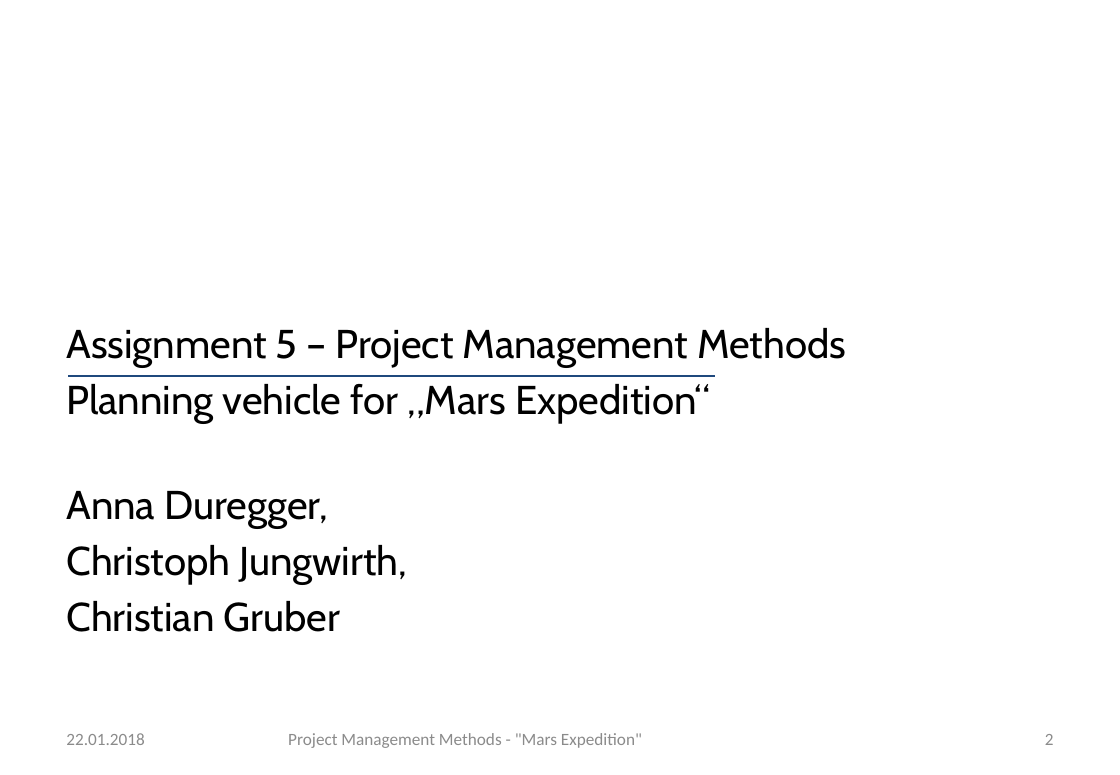
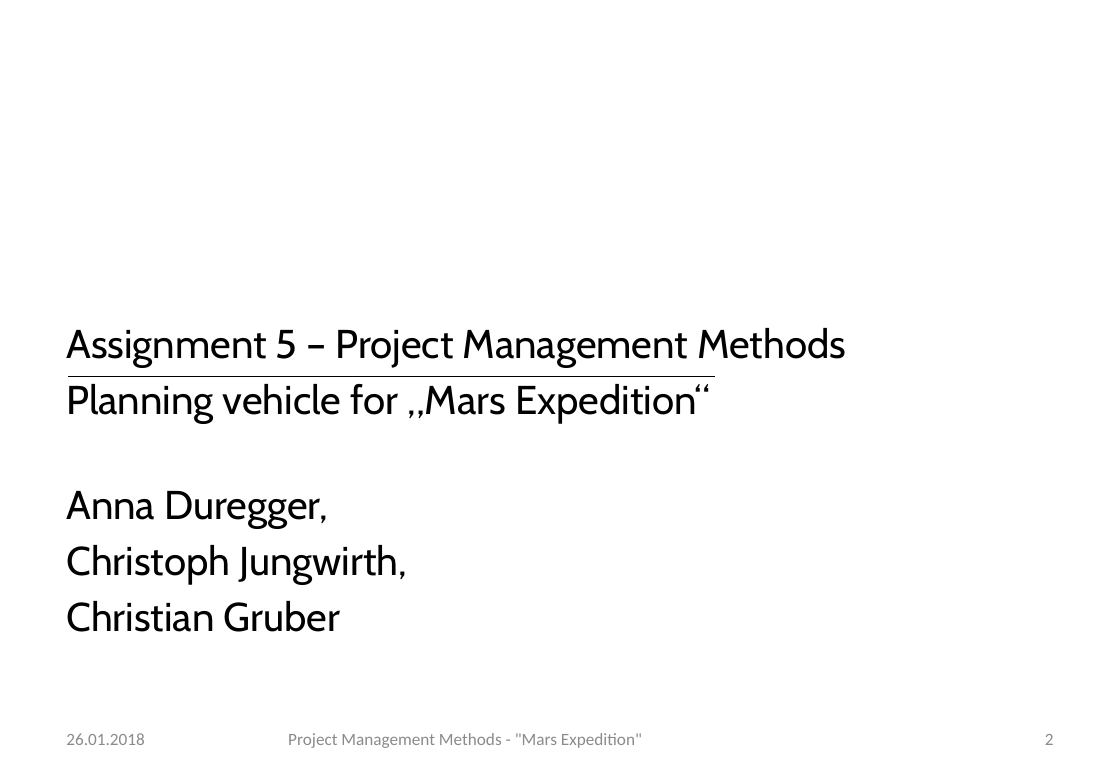
Before and after one commit to gchrizZz/RTW, a slide deck: slide 2 of 01_Projektmanagement/Assignment 5 - Project Managements Methods - ACC.pptx. Drawn at 1120x775 pixels with LibreOffice and Linux fonts; fonts in the diff are those of the drawing; background and template pictures are left out. Boxes give left, top, right and bottom in pixels: in the first picture for what was removed or moved away, otherwise in the second. Text is boxed around its words. In the diff, an @@ line names an element or a change of style, - is before the commit and + after.

```diff
--- a/01_Projektmanagement/Assignment 5 - Project Managements Methods - ACC.pptx
+++ b/01_Projektmanagement/Assignment 5 - Project Managements Methods - ACC.pptx
@@ line (68, 376) - (715, 376): stroke #1F497D 1.5 pt to #000000 0.75 pt @@
@@ text at (x1=66, y1=733, x2=144, y2=745): text changed @@
-22.01.2018
+26.01.2018
```
Also in this commit, not shown: 10 other slides changed.
